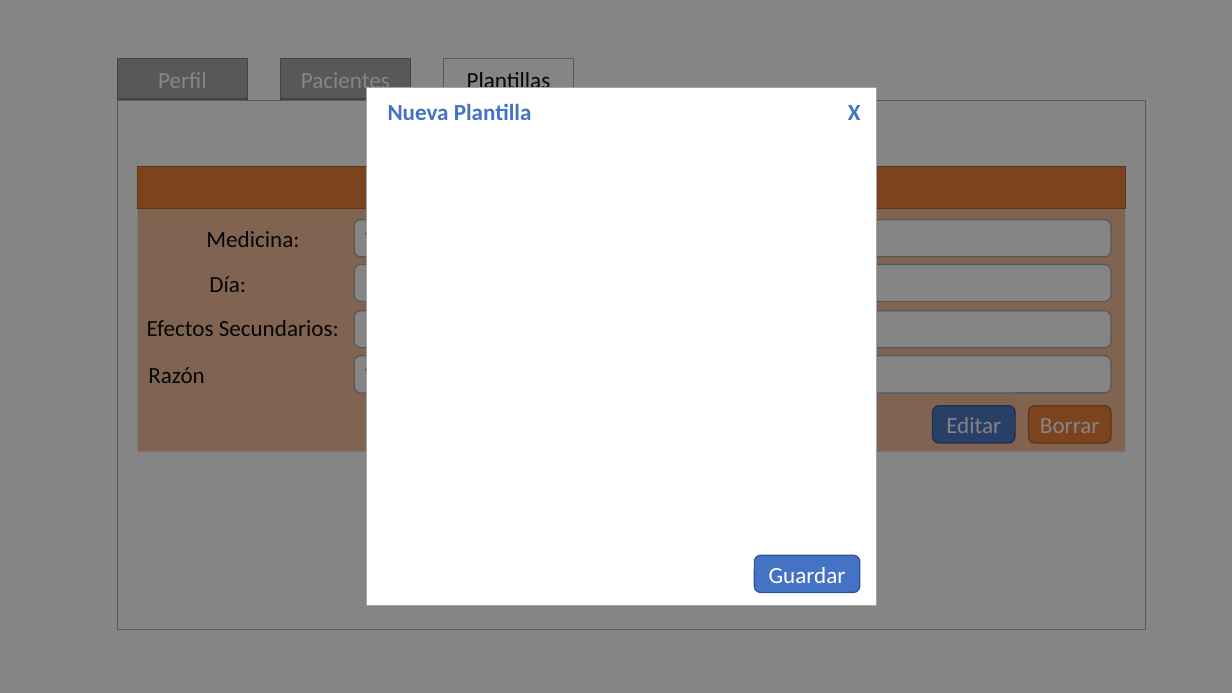
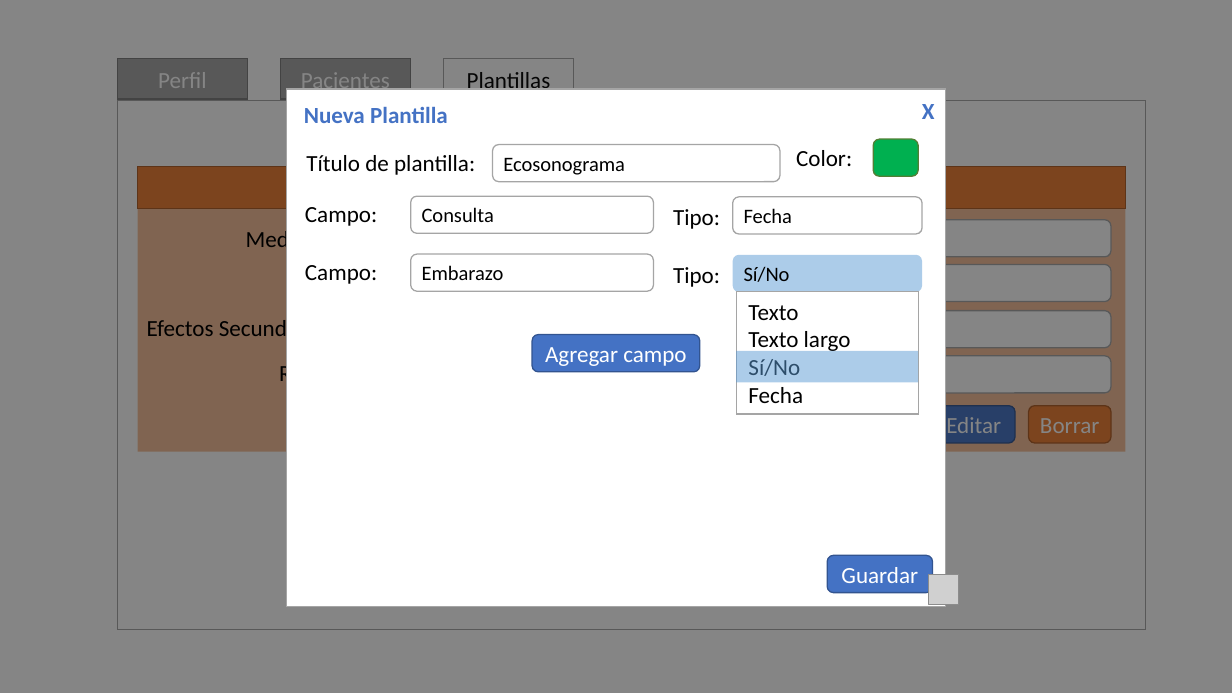
Before and after one commit to the-other-mariana/pm, a slide deck: slide 13 of PM1/eng/MVP.pptx (slide 12 before the commit). Drawn at 1232x693 pixels with LibreOffice and Linux fonts; fonts in the diff are those of the drawing; grey boxes stand for pictures; background and template pictures are left out. Boxes give left, top, right and bottom in pixels: in the first picture for what was removed or moved away, otherwise in the second. Text is boxed around its words. In the diff, an @@ line names an element or a change of style, - is before the commit and + after.

```diff
--- a/PM1/eng/MVP.pptx
+++ b/PM1/eng/MVP.pptx
@@ rectangle: place and size @@
-rectangle at (367,88,877,605)
+rectangle at (287,89,946,606)
@@ text "Nueva Plantilla": place and size @@
-text "Nueva Plantilla" at (388,104,532,120)
+text "Nueva Plantilla" at (304,107,448,123)
@@ text "X": place and size @@
-text "X" at (848,105,861,120)
+text "X" at (922,104,935,119)
@@ rounded rectangle added at (493,144,780,181), fill #FFFFFF, outline #A5A5A5 1 pt, 16 pt, text #000000 @@
+Ecosonograma
@@ rounded rectangle added at (873,140,919,177), fill #00B050, outline #538035 1 pt @@
@@ text added at (306,155,475,175), 18 pt, text #000000 @@
+Título de plantilla:
@@ text added at (796,150,852,166), 18 pt, text #000000 @@
+Color:
@@ text added at (305,207,377,226), 18 pt, text #000000 @@
+Campo:
@@ rounded rectangle added at (411,196,654,233), fill #FFFFFF, outline #A5A5A5 1 pt, 16 pt, text #000000 @@
+Consulta
@@ text in rectangle at (555,181,708,203): text added @@
+Cambio de dosis
@@ text added at (673,209,720,229), 18 pt, text #000000 @@
+Tipo:
@@ rounded rectangle added at (733,197,922,234), fill #FFFFFF, outline #A5A5A5 1 pt, 16 pt, text #000000 @@
+Fecha
@@ text "Medicina:" rewrapped from (206,231,299,247) to (246,227,339,253) @@
@@ text added at (305,265,377,284), 18 pt, text #000000 @@
+Campo:
@@ rounded rectangle added at (411,254,654,291), fill #FFFFFF, outline #A5A5A5 1 pt, 16 pt, text #000000 @@
+Embarazo
@@ text added at (673,267,720,287), 18 pt, text #000000 @@
+Tipo:
@@ rounded rectangle added at (733,255,922,292), fill #5B9BD5 at 50% opacity, 16 pt, text #000000 @@
+Sí/No
@@ text removed at (209,276,246,292) @@
-Día:
@@ rectangle added at (737,291,919,414), fill #FFFFFF, outline #A5A5A5 1 pt @@
@@ text added at (748,305,851,403), 18 pt, text #000000 @@
+Texto
+Texto largo
+Sí/No
+Fecha
@@ rounded rectangle added at (532,335,700,372), fill #4472C4, outline #325491 1 pt, 18 pt, text #FFFFFF @@
+Agregar campo
@@ rectangle added at (737,351,919,383), fill #5B9BD5 at 50% opacity @@
@@ text at (279,362,342,388): text changed @@
-Razón
+Razón:
@@ rounded rectangle "Guardar": place and size @@
-rounded rectangle "Guardar" at (755,555,860,592)
+rounded rectangle "Guardar" at (827,555,933,592)
@@ picture added at (929,574,959,604) @@
```
Also in this commit, not shown: 10 other slides changed, 5 slides added.
